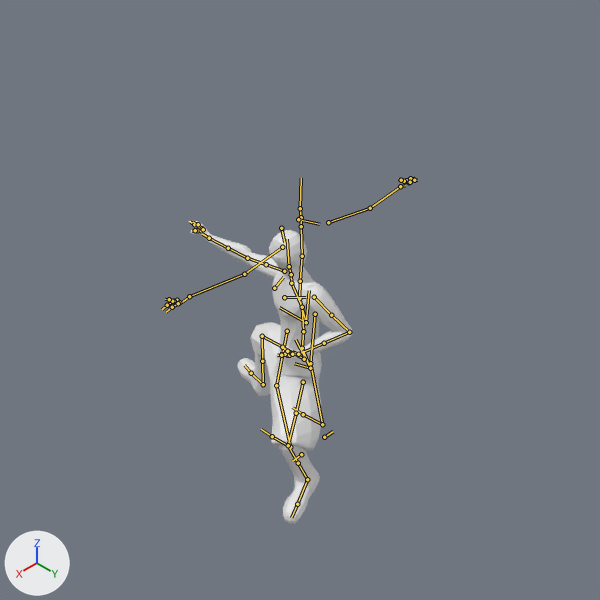
Renders of the Blender file enemey_goon.blend from each side of a commit.
Before and after are seen from the file's camera 'Camera'. The axes (+X, +Y, +Z) are drawn at lower left. The lights are the same throughout. Both versions are drawn at frame 1 of the action 'idle'; the numbers are the values there. The bones that bend it are drawn over the model as lines.

The first picture shows 'Goon'.
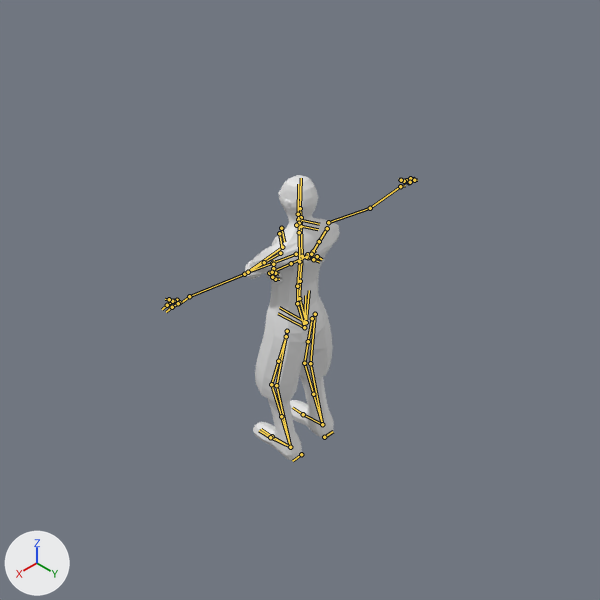
Pixel boxes [x1, y1, x2, y2] of what changed, in the pictures (600 x 600 px):
'Goon', posed (41% narrower): before [189, 221, 352, 524]; after [245, 175, 340, 460]

What the commit changed:
Bone 'root' (bone_root) moves from (0.0, 0.384, 0.0) to (0.0, 0.0, 0.0).
Bone 'torso' (bone_torso) moves from (-0.016, -0.33, -0.799) to (0.037, 0.002, -0.062).
Bone 'torso' (bone_torso) turns from (-2, -2, 43) to (0, 0, 4) degrees about its own x, y and z.
Bone 'chest' (bone_chest) turns from (20, -5, 29) to (0, 0, -4) degrees about its own x, y and z.
Bone 'thigh_ik.L' (bone_thigh_ik_l) turns from (0, -64, 0) to (0, 9, 0) degrees about its own x, y and z.
Bone 'thigh_ik.R' (bone_thigh_ik_r) turns from (0, 37, 0) to (0, 0, 0) degrees about its own x, y and z.
Bone 'neck' (bone_neck) turns from (-6, 0, 0) to (0, 0, 0) degrees about its own x, y and z.
Bone 'head' (bone_head) turns from (9, -43, -11) to (0, 0, 0) degrees about its own x, y and z.
Bone 'upper_arm_ik.L' (bone_upper_arm_ik_l) turns from (0, 0, 0) to (0, 77, 0) degrees about its own x, y and z.
Bone 'palm.L' (bone_palm_l) turns from (19, 9, 1) to (0, 0, 0) degrees about its own x, y and z.
Bone 'upper_arm_ik.R' (bone_upper_arm_ik_r) turns from (0, 81, 0) to (0, -62, 0) degrees about its own x, y and z.
Bone 'hand_ik.L' (bone_hand_ik_l) moves from (-1.436, -0.097, -1.493) to (-1.995, -0.322, -0.478).
Bone 'hand_ik.L' (bone_hand_ik_l) turns from (-87, -156, 17) to (-98, 38, 113) degrees about its own x, y and z.
Bone 'hand_ik.R' (bone_hand_ik_r) moves from (1.868, -2.325, -0.856) to (2.12, -0.402, -0.619).
Bone 'hand_ik.R' (bone_hand_ik_r) turns from (105, -6, 22) to (-52, -5, -110) degrees about its own x, y and z.
Bone 'foot_ik.L' (bone_foot_ik_l) moves from (0.294, 0.247, 0.028) to (0.0, 0.0, 0.0).
Bone 'foot_ik.L' (bone_foot_ik_l) turns from (-1, 3, 116) to (0, 0, 4) degrees about its own x, y and z.
Bone 'foot_ik.R' (bone_foot_ik_r) moves from (0.026, -1.662, 0.012) to (0.0, 0.0, 0.0).
Bone 'foot_ik.R' (bone_foot_ik_r) turns from (-2, 1, -14) to (0, 0, 0) degrees about its own x, y and z.
